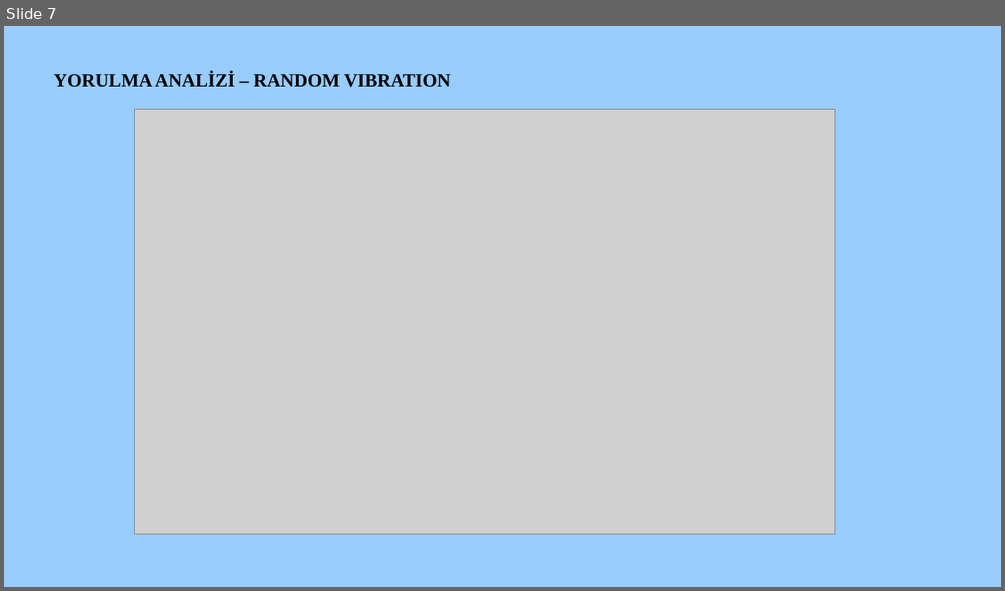
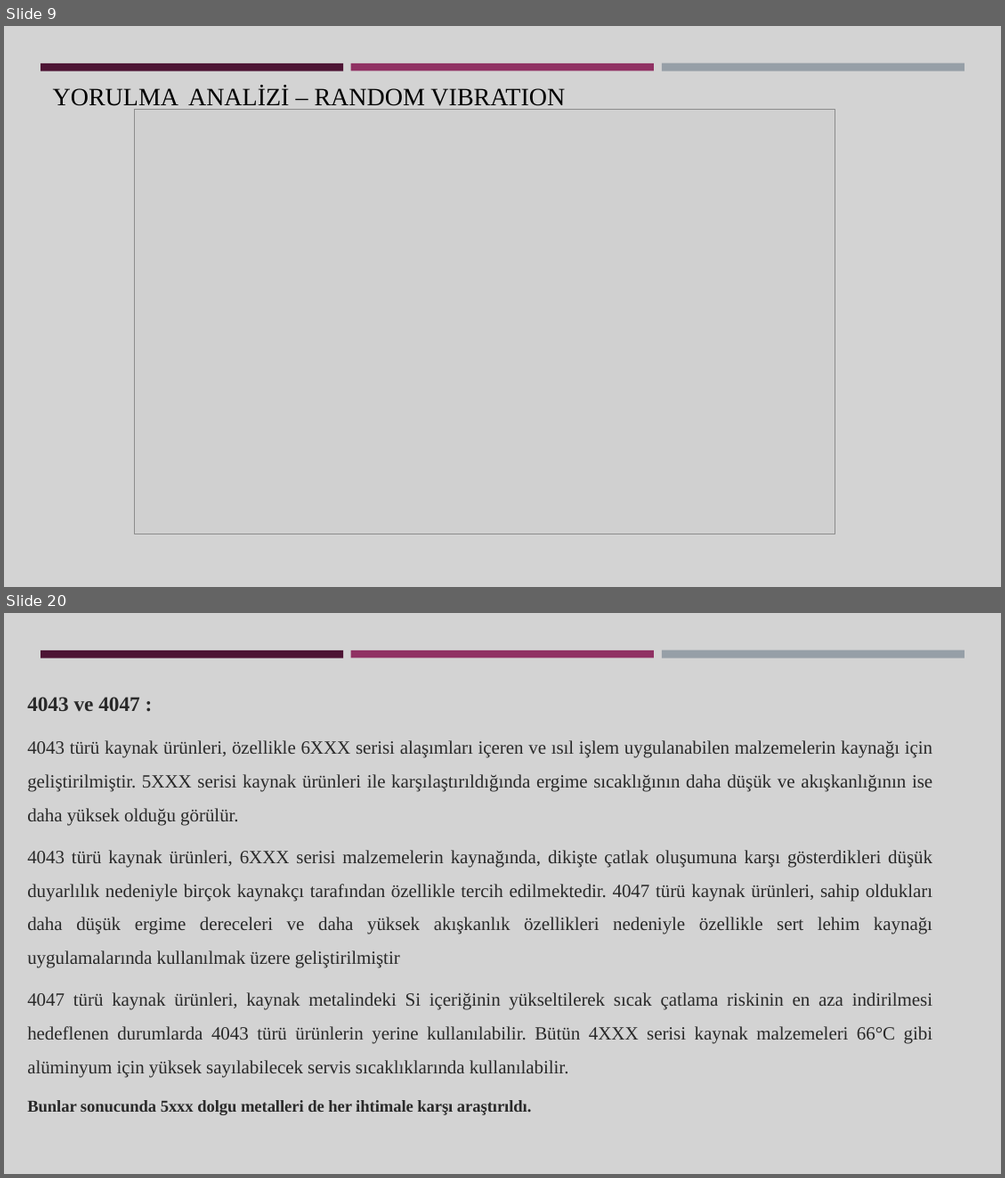
Before and after one commit to Gamze1304/black, a slide deck: Gamze Saçmaözü aselsan sunum.pptx. Shown one above the other, each under a label of ours: slide 7 before the commit, slides 9 and 20 after it; the slides between them are not shown. The pictures are 1005x591 and 1005x1178 pixels, drawn with LibreOffice and Linux fonts; fonts in the diff are those of the drawing; grey boxes stand for pictures. Boxes give left, top, right and bottom in pixels: in the first picture for what was removed or moved away, otherwise in the second. Text is boxed around its words. In the diff, an @@ line names an element or a change of style, - is before the commit and + after.

```diff
--- a/Gamze Saçmaözü aselsan sunum.pptx
+++ b/Gamze Saçmaözü aselsan sunum.pptx
@@ slide 20 added at (x1=4, y1=613, x2=1001, y2=1174), background #D3D3D3; not listed: 3 template elements that a slide beside it also shows @@
@@ text added at (x1=27, y1=697, x2=932, y2=1115), 18 pt, text #292929 @@
+4043 ve 4047 :
+4043 türü kaynak ürünleri, özellikle 6XXX serisi alaşımları içeren ve ısıl işlem uygulanabilen malzemelerin kaynağı için geliştirilmiştir. 5XXX serisi kaynak ürünleri ile karşılaştırıldığında ergime sıcaklığının daha düşük ve akışkanlığının ise daha yüksek olduğu görülür.
+4043 türü kaynak ürünleri, 6XXX serisi malzemelerin kaynağında, dikişte çatlak oluşumuna karşı gösterdikleri düşük duyarlılık nedeniyle birçok kaynakçı tarafından özellikle tercih edilmektedir. 4047 türü kaynak ürünleri, sahip oldukları daha düşük ergime dereceleri ve daha yüksek akışkanlık özellikleri nedeniyle özellikle sert lehim kaynağı uygulamalarında kullanılmak üzere geliştirilmiştir
+4047 türü kaynak ürünleri, kaynak metalindeki Si içeriğinin yükseltilerek sıcak çatlama riskinin en aza indirilmesi hedeflenen durumlarda 4043 türü ürünlerin yerine kullanılabilir. Bütün 4XXX serisi kaynak malzemeleri 66°C gibi alüminyum için yüksek sayılabilecek servis sıcaklıklarında kullanılabilir.
+Bunlar sonucunda 5xxx dolgu metalleri de her ihtimale karşı araştırıldı.
@@ what was slide 7 is now slide 9 @@
@@ slide 9 changed as well @@
@@ background #99CCFF to #D3D3D3 @@
@@ rectangle added at (x1=40, y1=63, x2=343, y2=70), fill #4D1434 @@
@@ text "YORULMA ANALİZİ – RANDOM VIBRATION" moved from (x1=54, y1=71, x2=451, y2=87) to (x1=53, y1=86, x2=565, y2=110) @@
@@ text "YORULMA ANALİZİ – RANDOM VIBRATION" at (x1=53, y1=86, x2=565, y2=110): size 18 to 24 pt, bold off @@
@@ rectangle added at (x1=351, y1=63, x2=654, y2=70), fill #903163 @@
@@ rectangle added at (x1=662, y1=63, x2=964, y2=71), fill #969FA7 @@
```
Also in this commit, not shown: 6 other slides changed, 16 other slides added, 1 slide removed.
